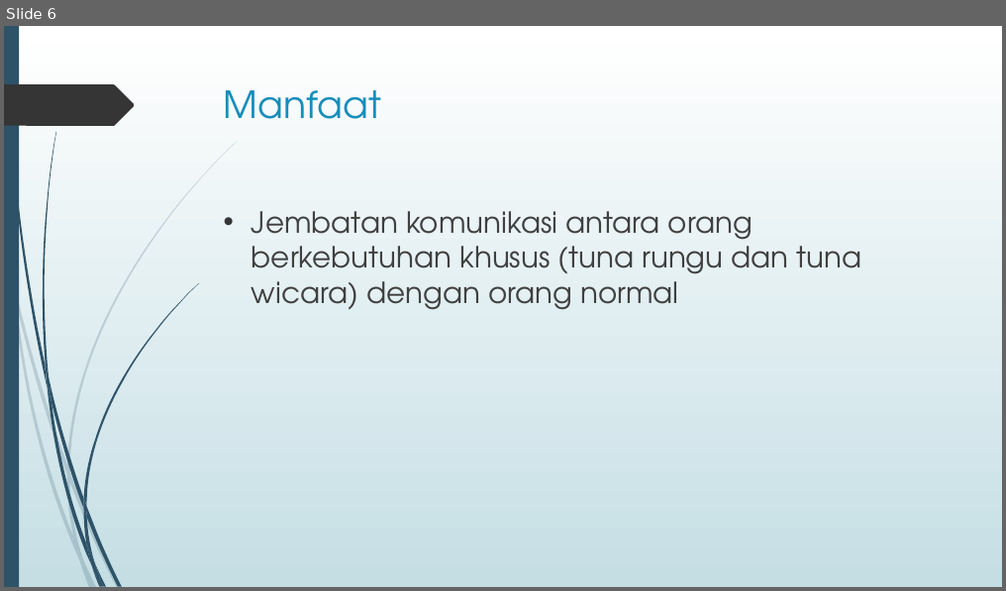
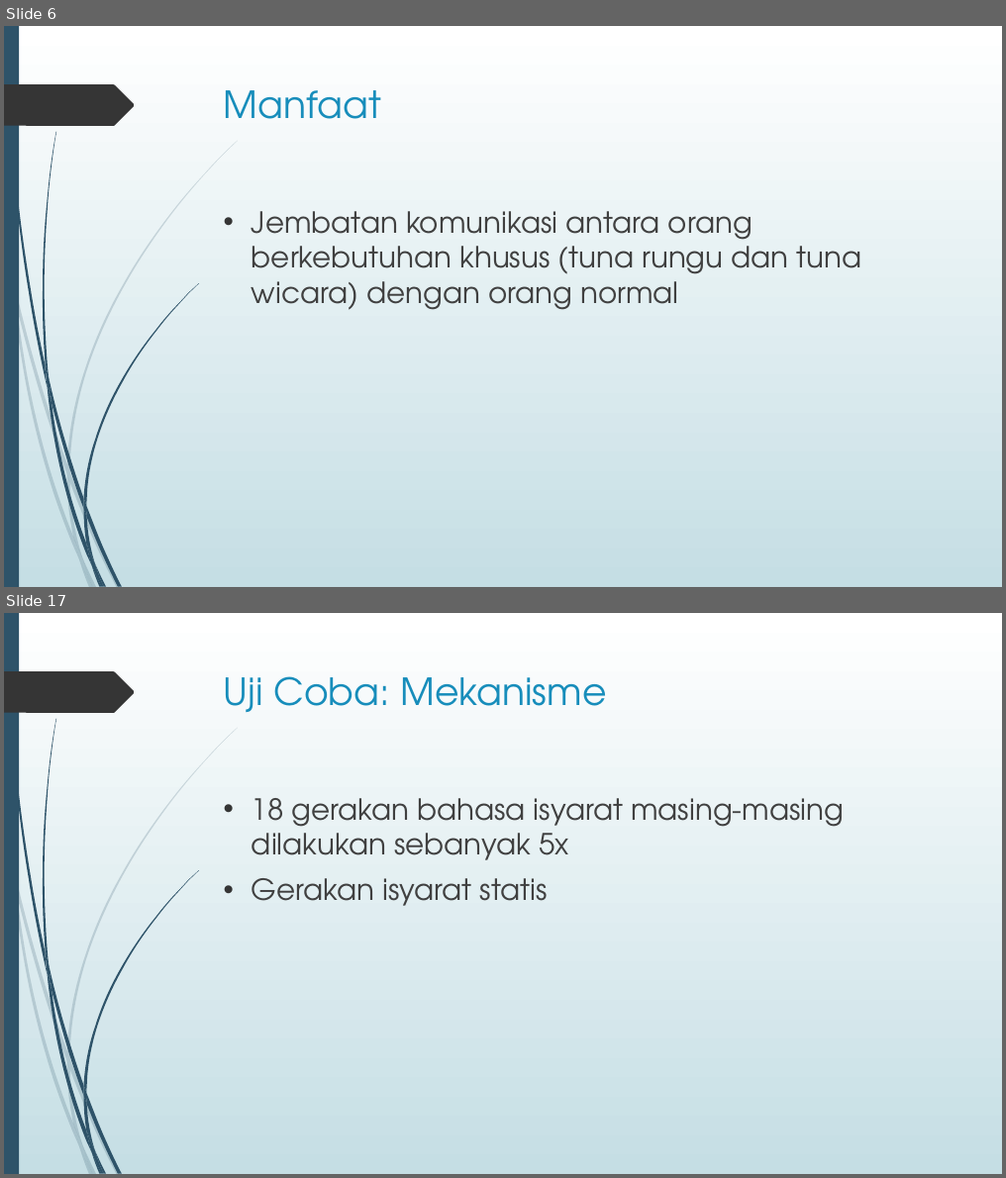
Before and after one commit to yahya1311/TAkisgan, a slide deck: Laporan/Presentasi Sidang.pptx. Shown one above the other, each under a label of ours: slide 6 before the commit, slides 6 and 17 after it; the slides between them are not shown. The pictures are 1006x591 and 1006x1178 pixels, drawn with LibreOffice and Linux fonts; fonts in the diff are those of the drawing. Boxes give left, top, right and bottom in pixels: in the first picture for what was removed or moved away, otherwise in the second. Text is boxed around its words. In the diff, an @@ line names an element or a change of style, - is before the commit and + after.

```diff
--- a/Laporan/Presentasi Sidang.pptx
+++ b/Laporan/Presentasi Sidang.pptx
@@ slide 17 added at <box>4,613,1002,1174</box>, background gradient #FFFFFF to #C5DEE5; not listed: 24 template elements that a slide beside it also shows @@
@@ title added at <box>224,676,606,712</box>, 36 pt, text #178DBB @@
+Uji Coba: Mekanisme
@@ text added at <box>252,798,844,906</box>, 28 pt, text #404040 @@
+• 18 gerakan bahasa isyarat masing-masing dilakukan sebanyak 5x
+• Gerakan isyarat statis
```
Also in this commit, not shown: 8 slides changed, 9 other slides added, 1 slide removed, 9 other files.
